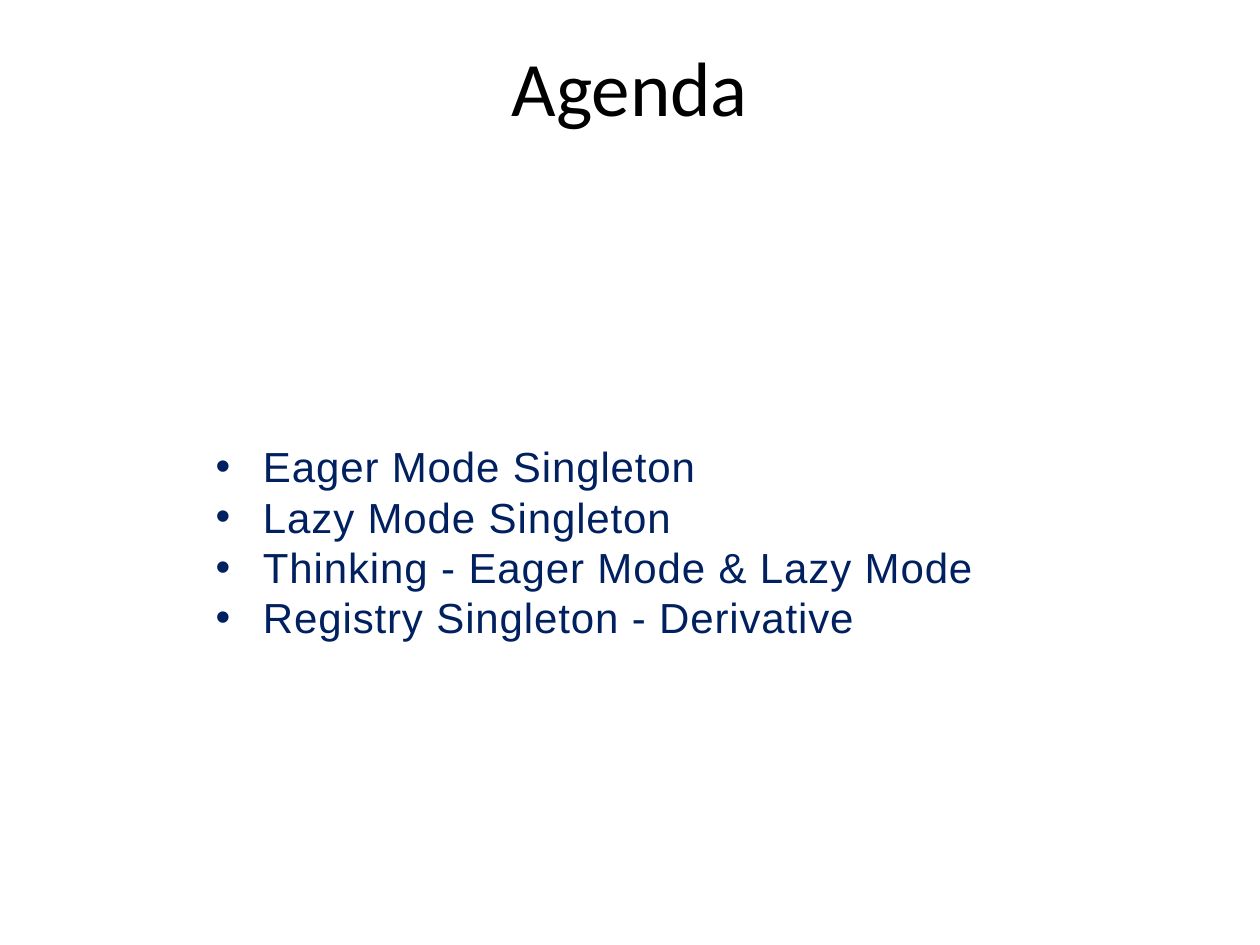
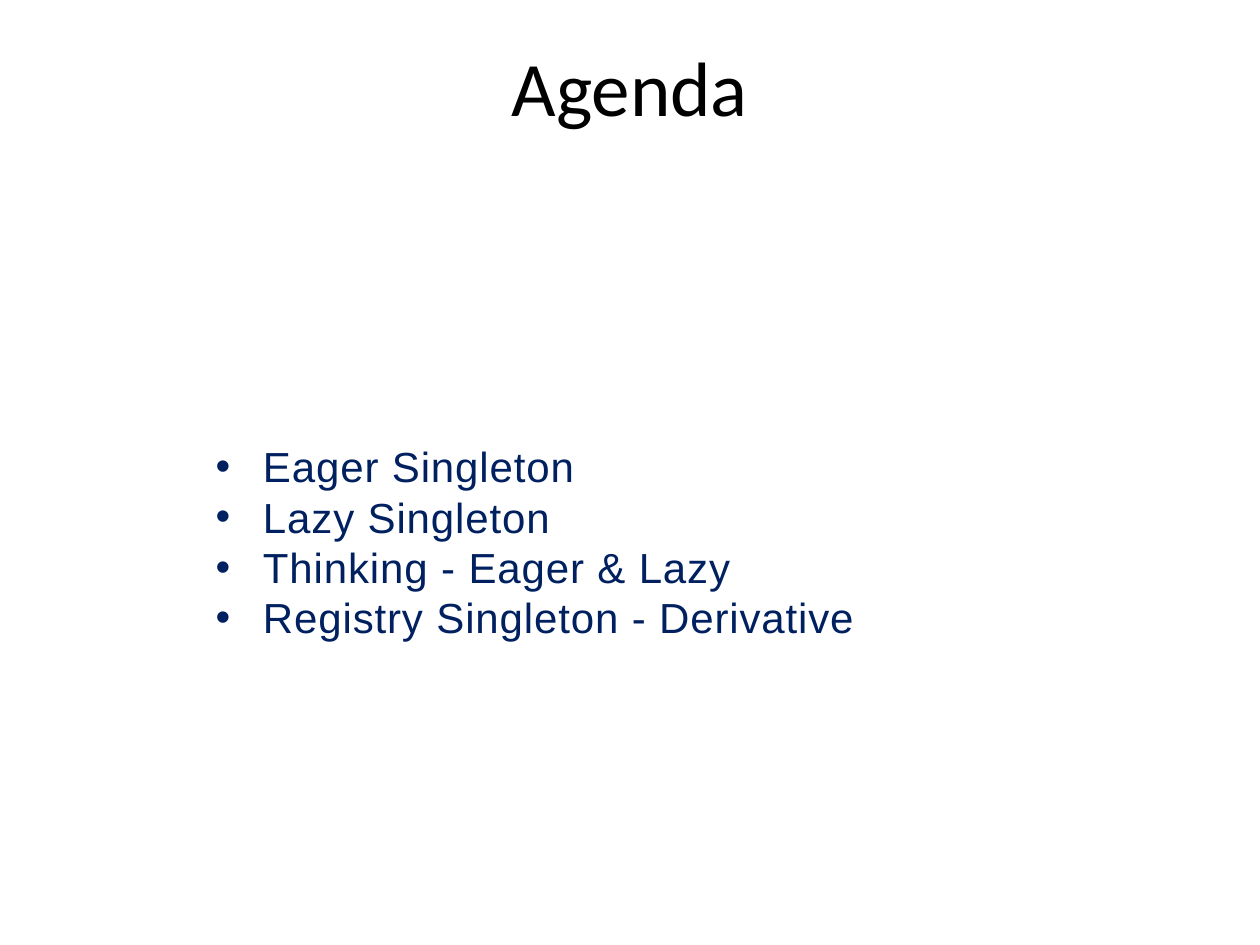
Before and after one commit to PlumpMath/DesignPattern-956, a slide deck: slide 2 of _Doc/DesignPattern.P3.Creational(Singleton).pptx. Drawn at 1260x945 pixels with LibreOffice and Linux fonts; fonts in the diff are those of the drawing. Boxes give left, top, right and bottom in pixels: in the first picture for what was removed or moved away, otherwise in the second. Text is boxed around its words. In the diff, an @@ line names an element or a change of style, - is before the commit and + after.

Commit message:
Updated Singleton PPT.

```diff
--- a/_Doc/DesignPattern.P3.Creational(Singleton).pptx
+++ b/_Doc/DesignPattern.P3.Creational(Singleton).pptx
@@ text at (x1=263, y1=451, x2=730, y2=592): text changed @@
-• Eager Mode Singleton
-• Lazy Mode Singleton
-• Thinking - Eager Mode & Lazy Mode
+• Eager Singleton
+• Lazy Singleton
+• Thinking - Eager & Lazy
```
Also in this commit, not shown: 13 other slides changed.
